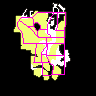
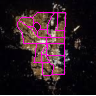
Revision of a layered 96 × 96 image; what changed, layer by layer:
hid "calgaryMap" over [0, 0, 96, 96]
